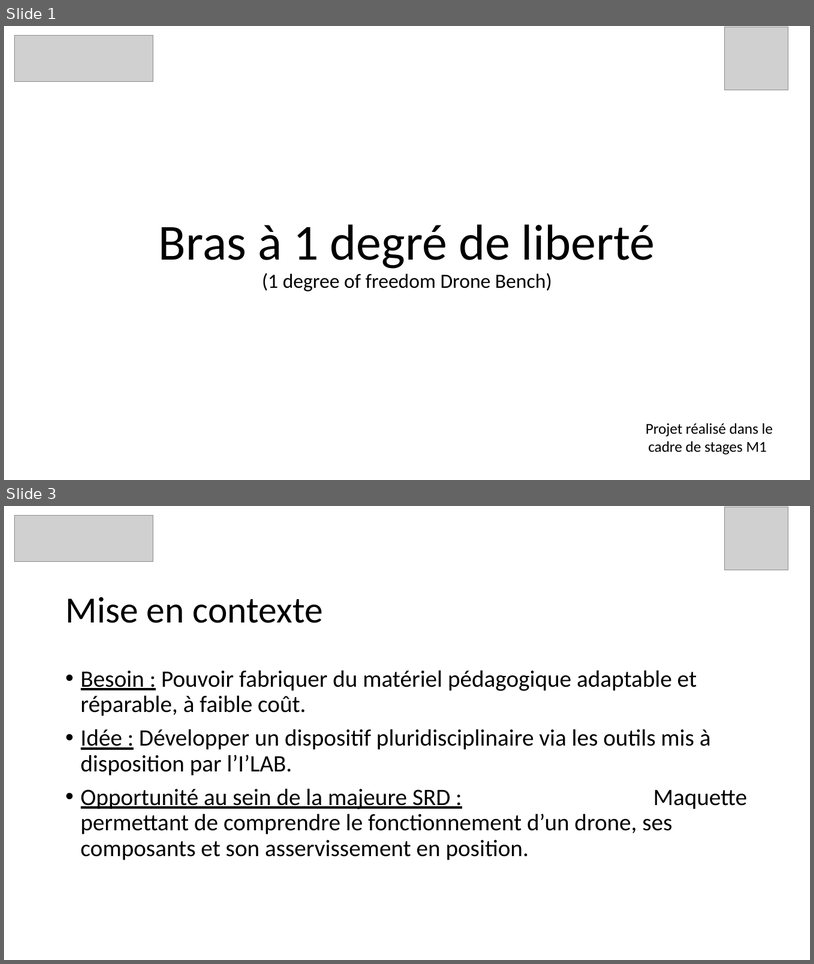
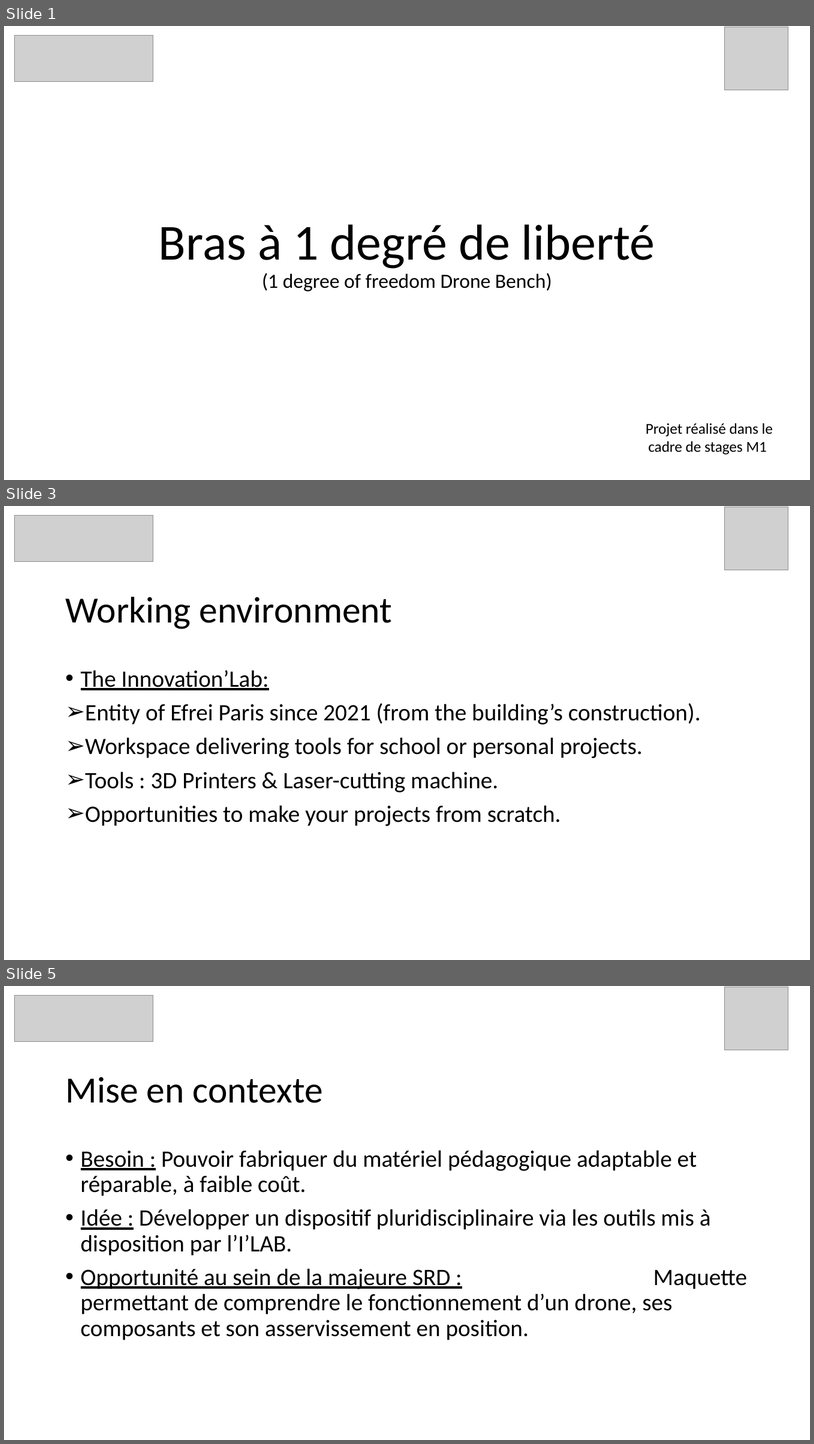
Before and after one commit to InnovationLab-EFREIParis/Stage_1DOF_DroneBench, a slide deck: 01_doc/Presentations/Dossier 2022-2023 Julien/Présentation Soutenance de stage.pptx. Shown one above the other, each under a label of ours: slides 1 and 3 before the commit, slides 1, 3 and 5 after it; the slides between them are not shown. The pictures are 814x964 and 814x1444 pixels, drawn with LibreOffice and Linux fonts; fonts in the diff are those of the drawing; grey boxes stand for pictures. Boxes give left, top, right and bottom in pixels: in the first picture for what was removed or moved away, otherwise in the second. Text is boxed around its words. In the diff, an @@ line names an element or a change of style, - is before the commit and + after.

```diff
--- a/01_doc/Presentations/Dossier 2022-2023 Julien/Présentation Soutenance de stage.pptx
+++ b/01_doc/Presentations/Dossier 2022-2023 Julien/Présentation Soutenance de stage.pptx
@@ slide 3 added at [4,506,810,960], background #FFFFFF @@
@@ picture added at [15,516,153,562] @@
@@ picture added at [725,507,789,571] @@
@@ title added at [65,597,392,629], 44 pt, text #000000 @@
+Working environment
@@ text added at [81,670,701,826], 28 pt, text #000000 @@
+• The Innovation’Lab:
+➢ Entity of Efrei Paris since 2021 (from the building’s construction).
+➢ Workspace delivering tools for school or personal projects.
+➢ Tools : 3D Printers & Laser-cutting machine.
+➢ Opportunities to make your projects from scratch.
@@ what was slide 3 is now slide 5 @@
```
Also in this commit, not shown: 2 slides changed, 6 other slides added.
